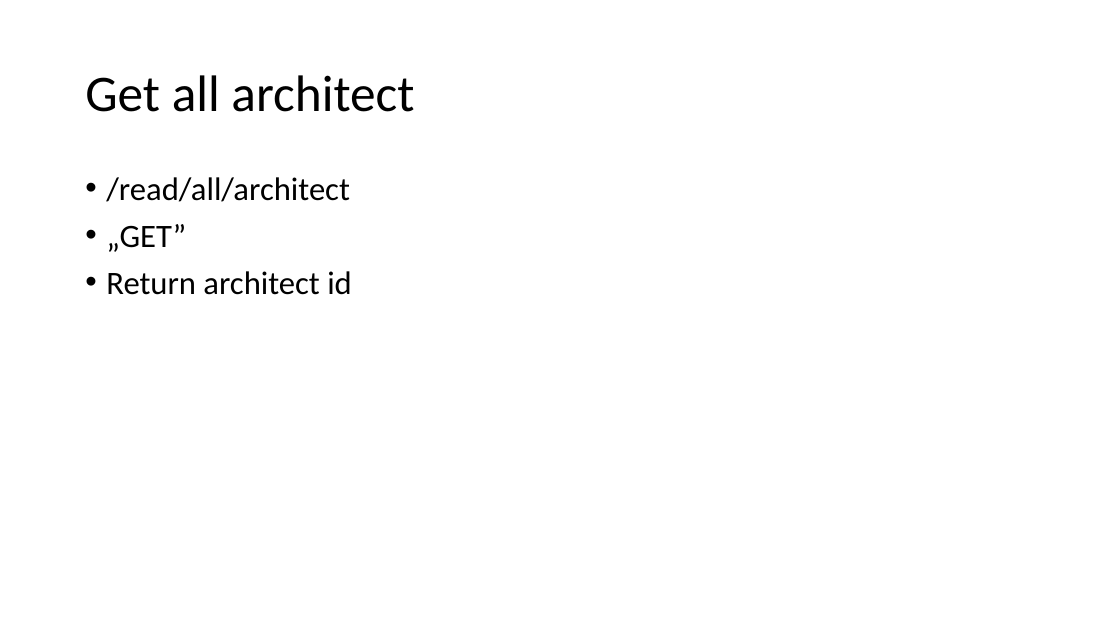
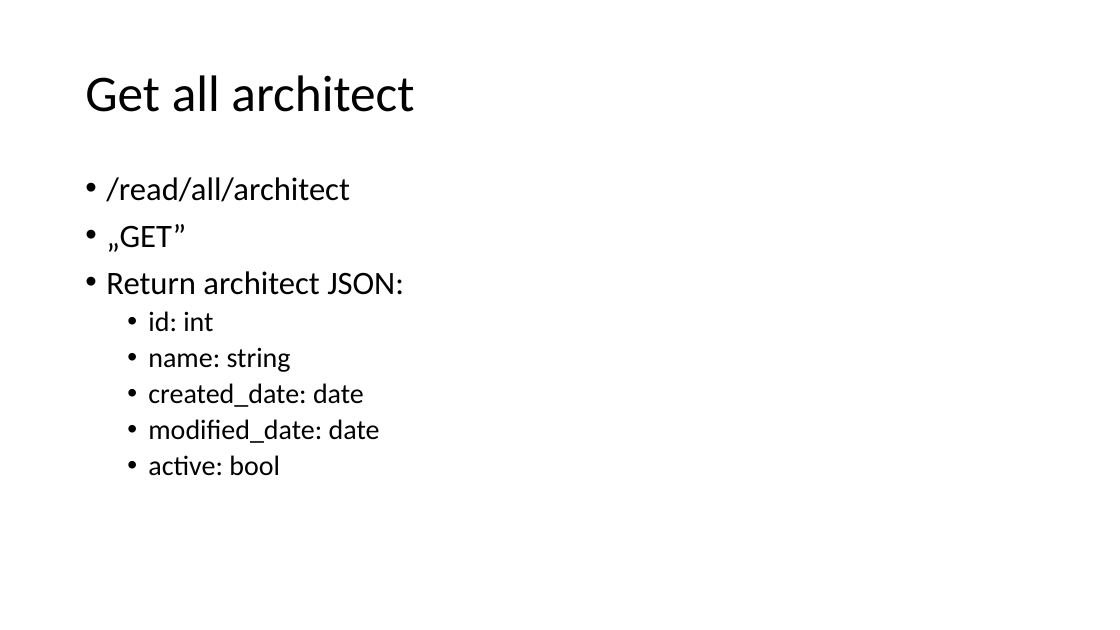
Before and after one commit to ejanos/strabag, a slide deck: slide 4 of python WebAPI.ppt. Drawn at 1120x630 pixels with LibreOffice and Linux fonts; fonts in the diff are those of the drawing. Boxes give left, top, right and bottom in pixels: in the first picture for what was removed or moved away, otherwise in the second. Text is boxed around its words. In the diff, an @@ line names an element or a change of style, - is before the commit and + after.

```diff
--- a/python WebAPI.ppt
+++ b/python WebAPI.ppt
@@ text at [106,271,404,476]: text changed; size 28 to 24 pt @@
-• Return architect id
+• Return architect JSON:
+  • id: int
+  • name: string
+  • created_date: date
+  • modified_date: date
+  • active: bool
```
Also in this commit, not shown: 2 other files.
